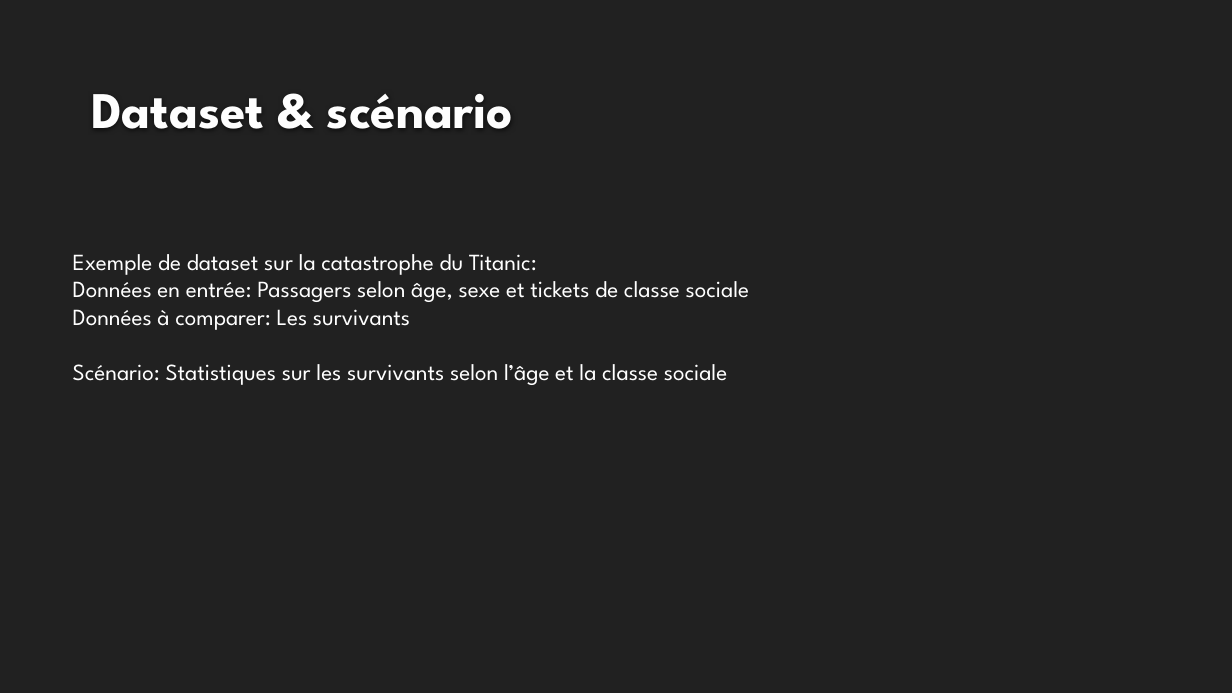
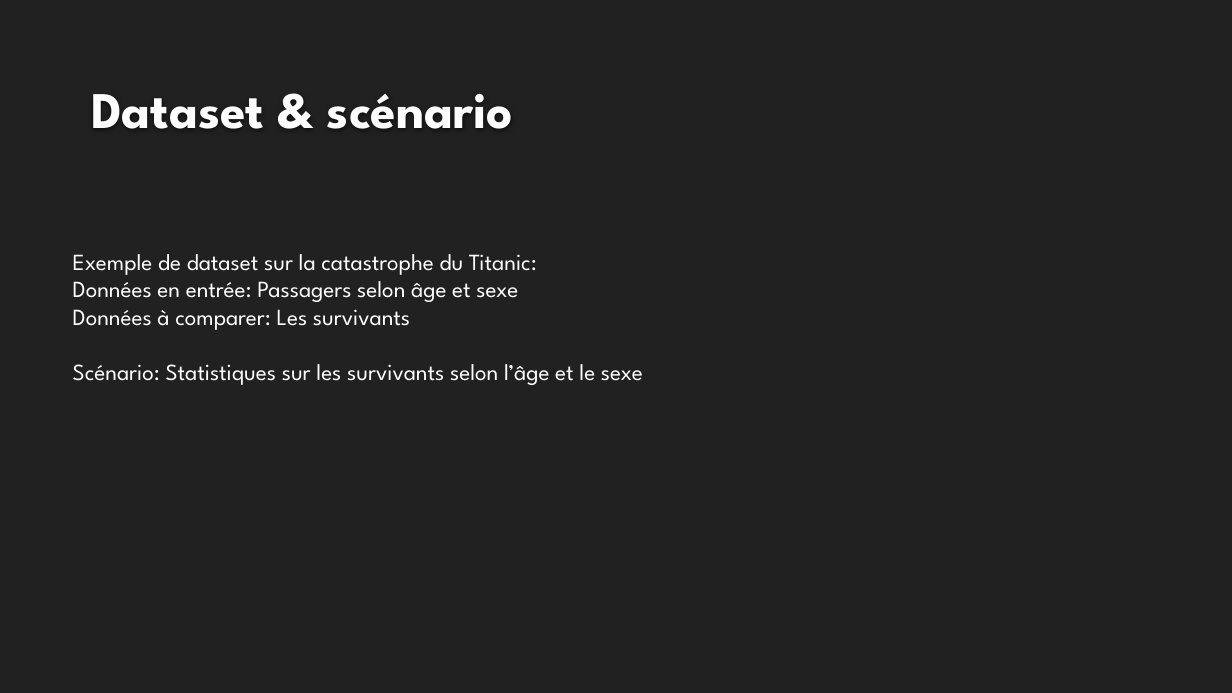
Before and after one commit to willybox/MachineLearning, a slide deck: slide 5 of doc/Projet Machine Learning.pptx. Drawn at 1232x693 pixels with LibreOffice and Linux fonts; fonts in the diff are those of the drawing; background and template pictures are left out. Boxes give left, top, right and bottom in pixels: in the first picture for what was removed or moved away, otherwise in the second. Text is boxed around its words. In the diff, an @@ line names an element or a change of style, - is before the commit and + after.

Commit message:
Updated powerpoint

```diff
--- a/doc/Projet Machine Learning.pptx
+++ b/doc/Projet Machine Learning.pptx
@@ text at (73,274,518,302): text changed @@
-Données en entrée: Passagers selon âge, sexe et tickets de classe sociale
+Données en entrée: Passagers selon âge et sexe
@@ text at (73,364,643,385): text changed @@
-Scénario: Statistiques sur les survivants selon l’âge et la classe sociale
+Scénario: Statistiques sur les survivants selon l’âge et le sexe
```
Also in this commit, not shown: 3 other slides changed.
